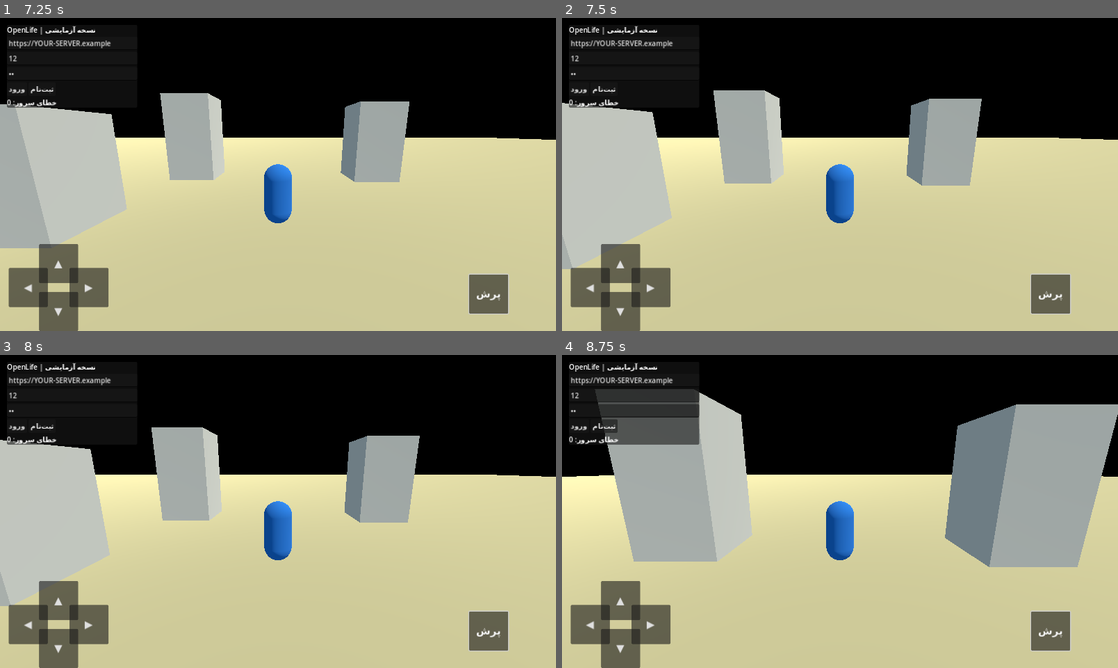
Above: before the commit, frames 1-4 (two rows, left to right).
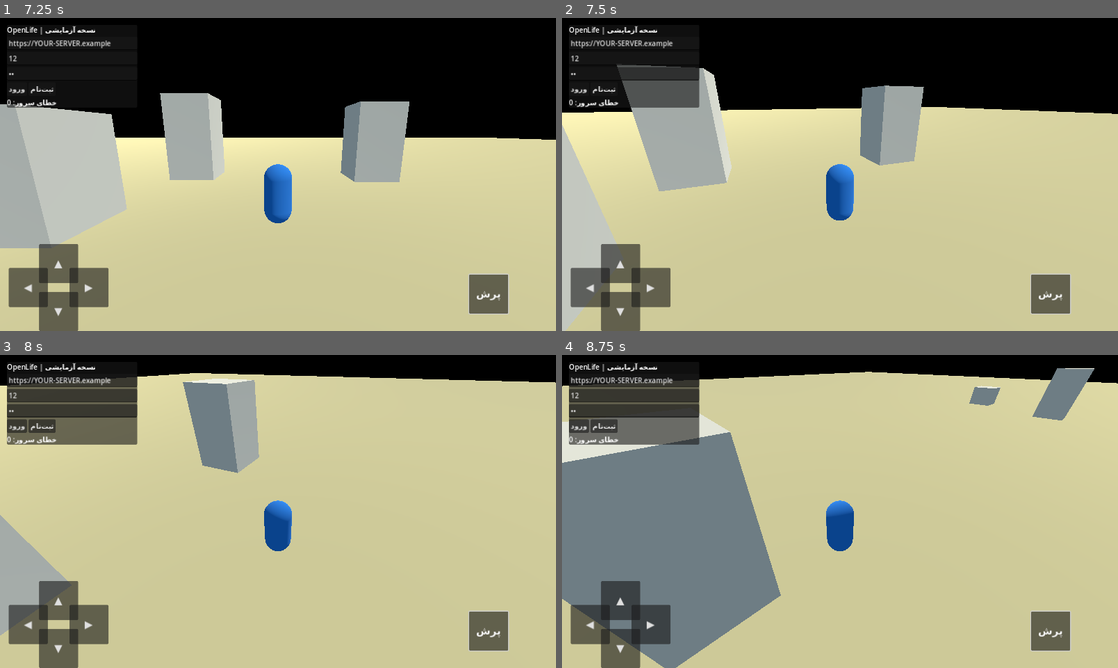
Above: after the commit, the same moments.

Repository: mvarkati1390-lgtm/OpenLife
Game: Godot game, scene res://Main.tscn
Same seed, same stepped clock (60 frames per second), same inputs: the game is played once before the commit and once after it.
Inputs (mouse positions are in pixels of both pictures, inside the frame that each line leads up to):
- Up to frame 1 (7.25 s): click (72, 58) at 0.52 s; type "12" at 0.6 s; click (72, 74) at 0.75 s; type "12" at 0.83 s; click "ورود" at 1.25 s; click "ثبت‌نام" at 2 s; click "▲" at 2.75 s; click "▼" at 3.5 s; click "◀" at 4.25 s; click "▶" at 5 s; click "پرش" at 5.75 s; tap Enter (ui_accept) at 6.5, 6.77 s; move the mouse to (400, 158) at 6.52 s; hold D (move_right) from 6.53 s (still down); click (400, 158) at 6.67 s
- Up to frame 2 (7.5 s): release D (move_right) at 7.25 s; drag from (728, 190) to (812, 237) at 7.27 s
- Up to frame 3 (8 s): no input
- Up to frame 4 (8.75 s): tap Enter (ui_accept) at 8 s; move the mouse to (895, 442) at 8.02 s; hold D (move_right) from 8.03 s (still down); click (895, 442) at 8.17 s

Frame 1 is identical in both runs. In frame 2, 24% of the frame differs, in the area x 0-100%, y 14-100%; in frame 3, 44%; in frame 4, 58%, in the area x 0-100%, y 4-100%.

Commit message:
Add touch and mouse camera look controls

Diff:
--- a/godot/scripts/player.gd
+++ b/godot/scripts/player.gd
@@ -53,3 +53,12 @@
 		velocity.x = move_toward(velocity.x, 0, SPEED * 5.0 * delta)
 		velocity.z = move_toward(velocity.z, 0, SPEED * 5.0 * delta)
 	move_and_slide()
+
+
+func _unhandled_input(event: InputEvent) -> void:
+	if event is InputEventScreenDrag:
+		camera_pivot.rotation.y -= event.relative.x * 0.006
+		camera_pivot.rotation.x = clamp(camera_pivot.rotation.x - event.relative.y * 0.004, -0.85, 0.45)
+	elif event is InputEventMouseMotion and Input.is_mouse_button_pressed(MOUSE_BUTTON_RIGHT):
+		camera_pivot.rotation.y -= event.relative.x * 0.004
+		camera_pivot.rotation.x = clamp(camera_pivot.rotation.x - event.relative.y * 0.004, -0.85, 0.45)
